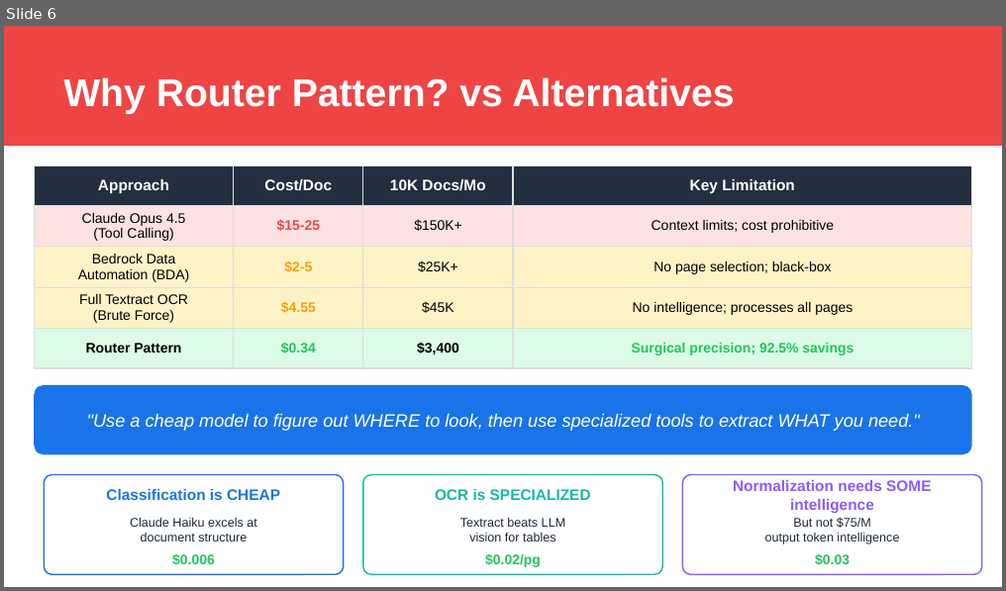
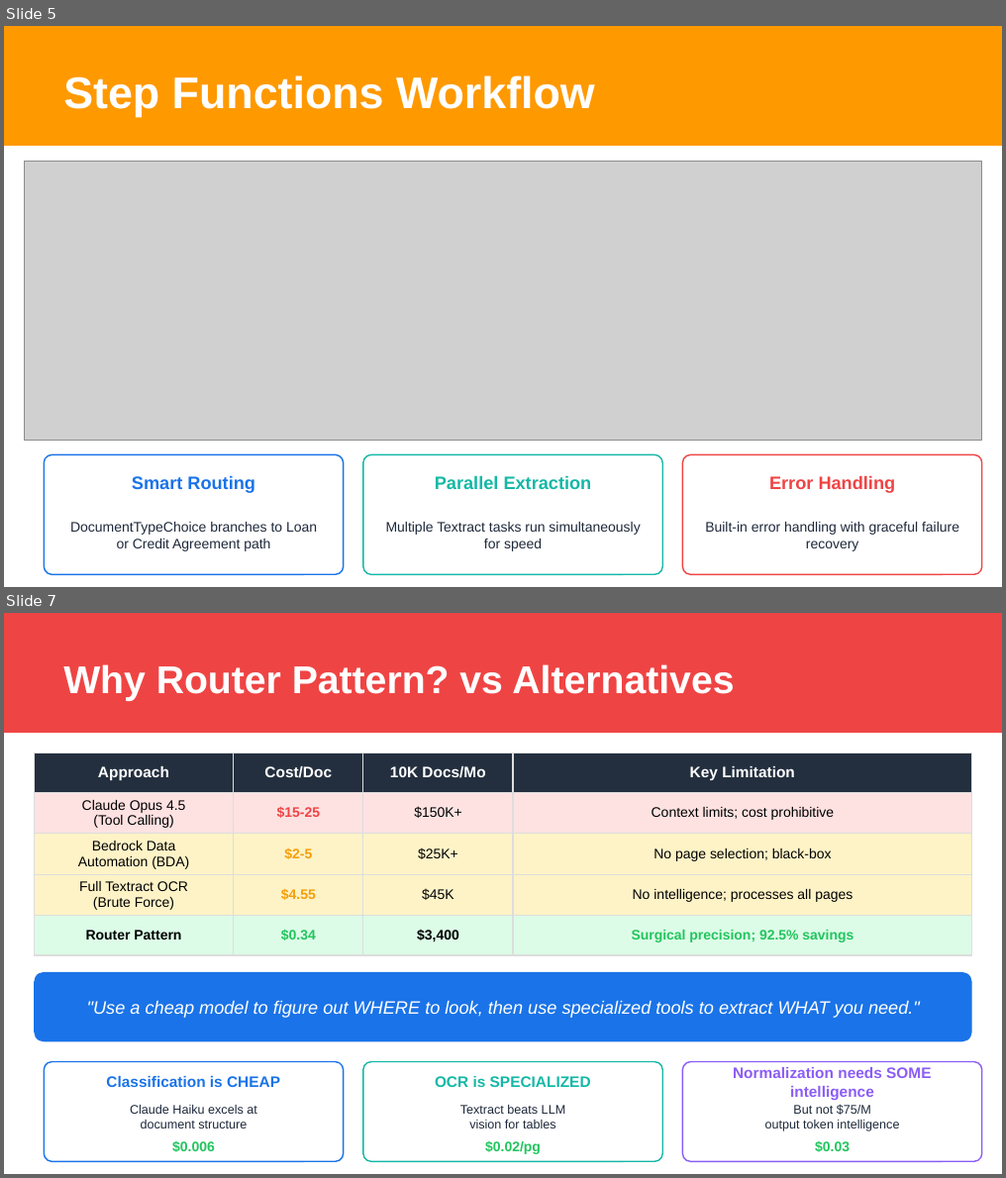
Before and after one commit to vibhupb/financial-documents-processing, a slide deck: docs/Financial-Documents-Processing-Router-Pattern.pptx. Shown one above the other, each under a label of ours: slide 6 before the commit, slides 5 and 7 after it; the slides between them are not shown. The pictures are 1006x591 and 1006x1178 pixels, drawn with LibreOffice and Linux fonts; fonts in the diff are those of the drawing; grey boxes stand for pictures. Boxes give left, top, right and bottom in pixels: in the first picture for what was removed or moved away, otherwise in the second. Text is boxed around its words. In the diff, an @@ line names an element or a change of style, - is before the commit and + after.

```diff
--- a/docs/Financial-Documents-Processing-Router-Pattern.pptx
+++ b/docs/Financial-Documents-Processing-Router-Pattern.pptx
@@ slide 5 added at bbox=[4, 26, 1002, 587], background #FFFFFF @@
@@ rectangle added at bbox=[4, 26, 1002, 146], fill #FF9900 @@
@@ text added at bbox=[63, 76, 595, 117], 32 pt, text #FFFFFF, bold @@
+Step Functions Workflow
@@ picture added at bbox=[24, 161, 982, 440] @@
@@ rounded rectangle added at bbox=[44, 455, 344, 574], fill #FFFFFF, outline #1A73E8 1 pt @@
@@ rounded rectangle added at bbox=[363, 455, 662, 574], fill #FFFFFF, outline #14B8A6 1 pt @@
@@ rounded rectangle added at bbox=[682, 455, 982, 574], fill #FFFFFF, outline #EF4444 1 pt @@
@@ text added at bbox=[132, 475, 255, 493], 13 pt, text #1A73E8, bold @@
+Smart Routing
@@ text added at bbox=[435, 475, 592, 489], 13 pt, text #14B8A6, bold @@
+Parallel Extraction
@@ text added at bbox=[769, 476, 896, 493], 13 pt, text #EF4444, bold @@
+Error Handling
@@ text added at bbox=[70, 522, 317, 552], 10 pt, text #1E293B @@
+DocumentTypeChoice branches to Loan or Credit Agreement path
@@ text added at bbox=[386, 522, 640, 552], 10 pt, text #1E293B @@
+Multiple Textract tasks run simultaneously for speed
@@ text added at bbox=[705, 522, 959, 552], 10 pt, text #1E293B @@
+Built-in error handling with graceful failure recovery
@@ what was slide 6 is now slide 7 @@
```
Also in this commit, not shown: 2 slides changed, 2 other files.
